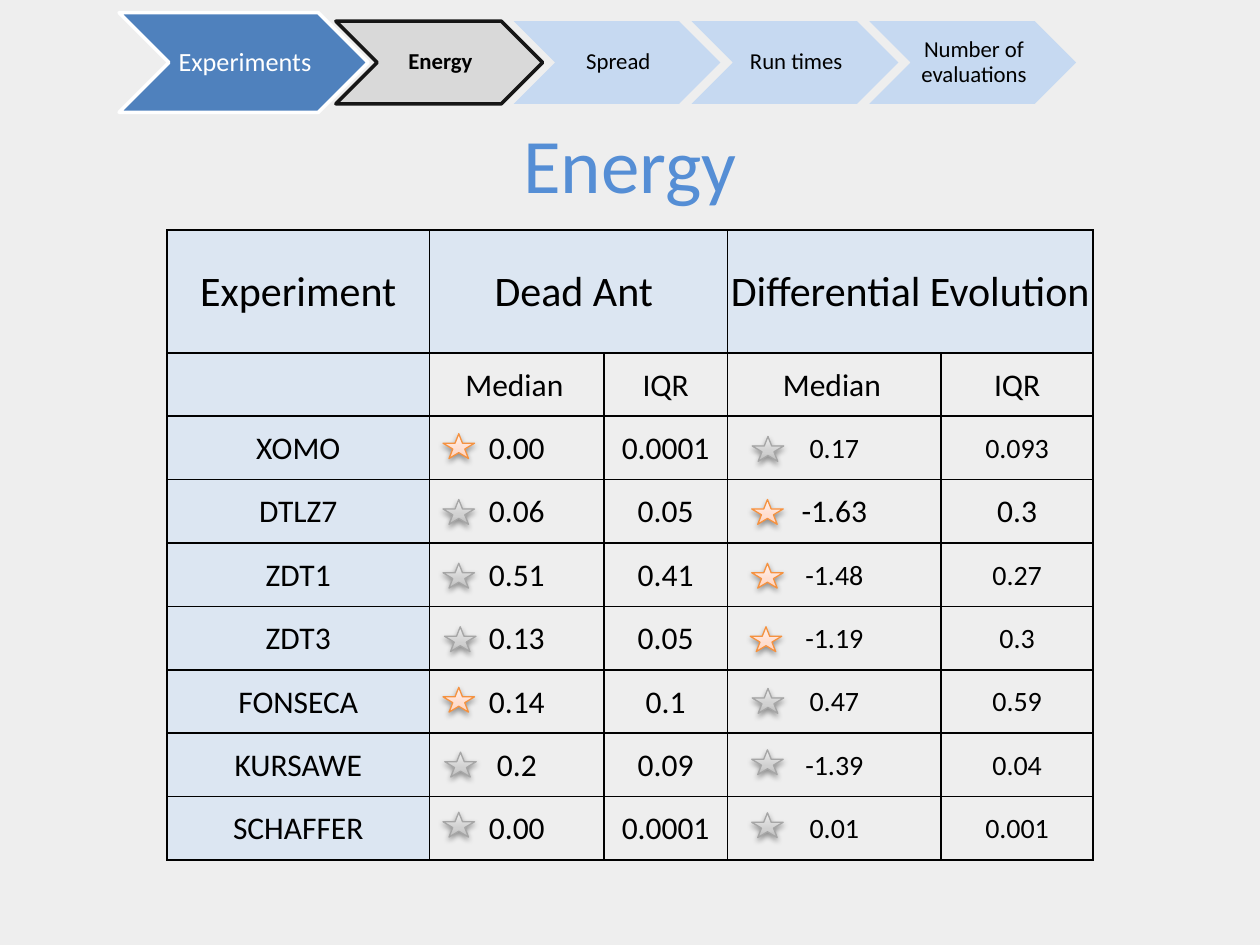
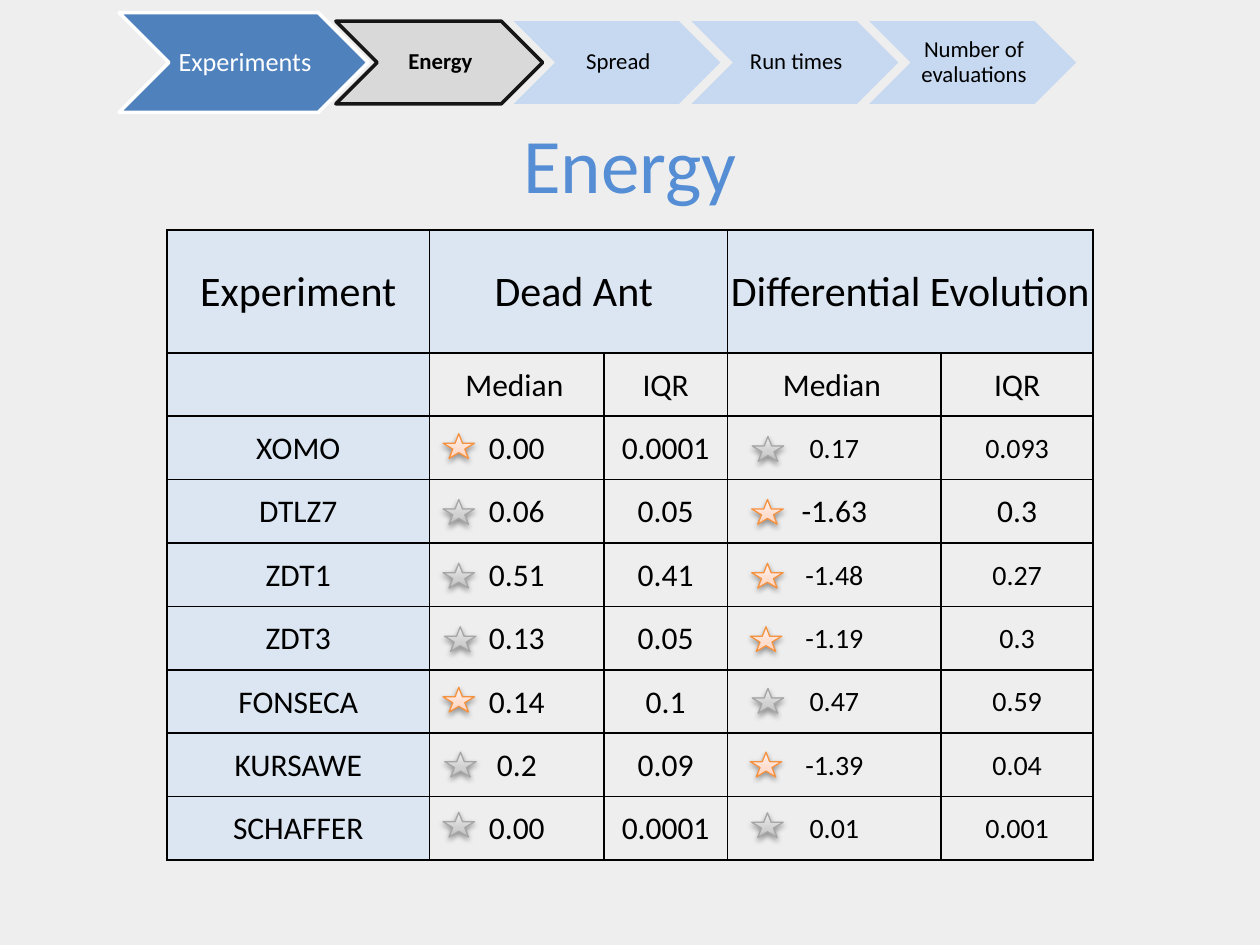
Before and after one commit to ai-se/Rahul, a slide deck: slide 10 of DEADANT/deadAnt.pptx. Drawn at 1260x945 pixels with LibreOffice and Linux fonts; fonts in the diff are those of the drawing. Boxes give left, top, right and bottom in pixels: in the first picture for what was removed or moved away, otherwise in the second. Text is boxed around its words. In the diff, an @@ line names an element or a change of style, - is before the commit and + after.

```diff
--- a/DEADANT/deadAnt.pptx
+++ b/DEADANT/deadAnt.pptx
@@ star at box(750, 752, 781, 777): fill gradient #BDBDBD to #D1D1D1 to #EEEEEE to gradient #FFD2BD to #FFDED0 to #FFF2ED; outline #A6A6A6 0.75 pt to #F69240 0.75 pt @@
```
Also in this commit, not shown: 7 other slides changed, 3 slides added, 1 slide removed.
